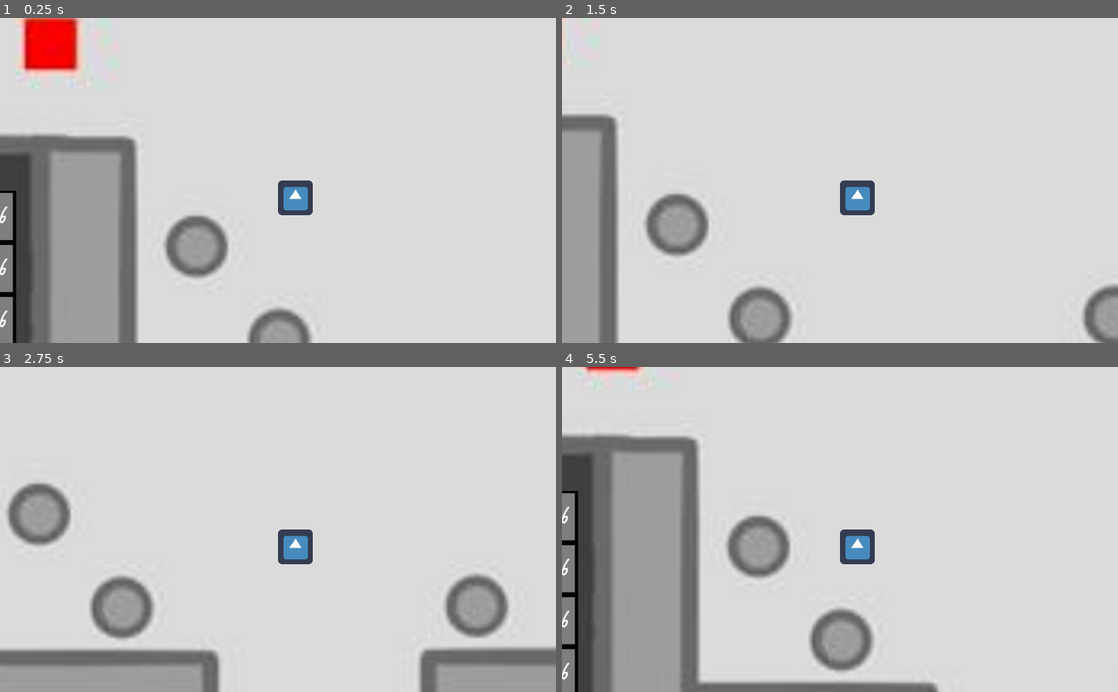
Above: before the commit, frames 1-4 (two rows, left to right).
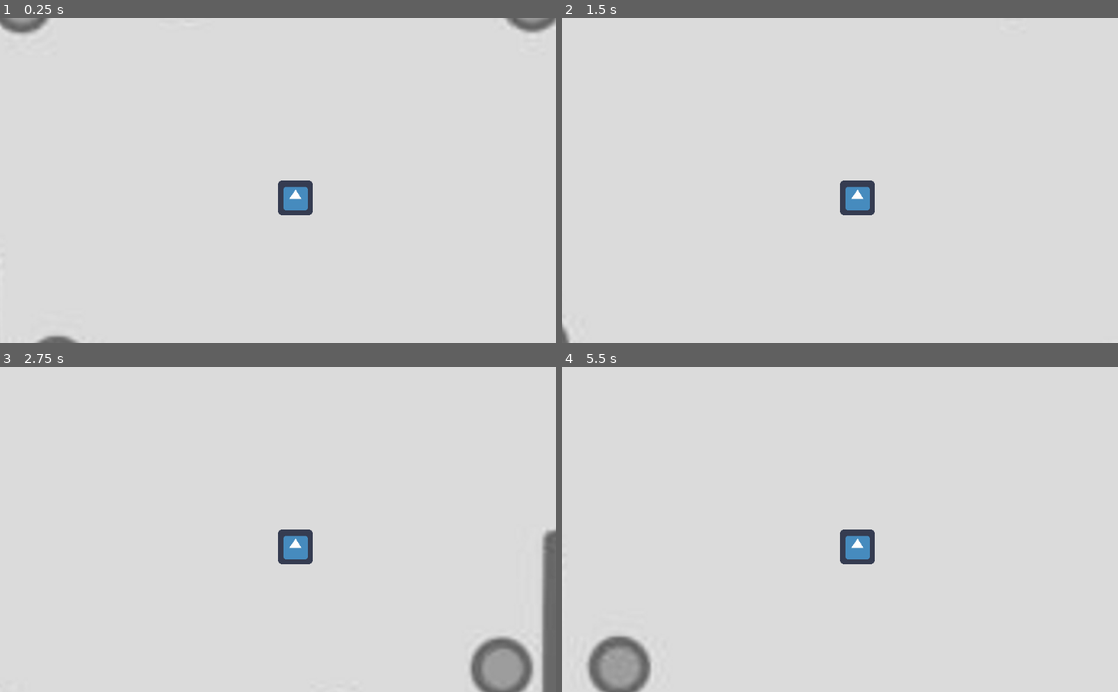
Above: after the commit, the same moments.

Repository: Tretjak/Projekt-vt21
Game: Godot game, scene res://main.tscn
Same seed, same stepped clock (60 frames per second), same inputs: the game is played once before the commit and once after it. The engine's default icon, where the game draws it, is replaced by a stand-in: a white triangle on a blue panel in a dark square.
Inputs:
- Up to frame 1 (0.25 s): no input
- Up to frame 2 (1.5 s): tap Enter at 0.5 s; hold Right (ui_right) 0.53-1.28 s; hold E (ui_e) 0.53-1.28 s; hold Down (ui_down) from 1.28 s (still down); tap E (ui_e) at 1.35 s
- Up to frame 3 (2.75 s): release Down (ui_down) at 2.03 s; hold Right (ui_right) from 2.03 s (still down); hold E (ui_e) from 2.03 s (still down)
- Up to frame 4 (5.5 s): release Right (ui_right) at 2.78 s; release E (ui_e) at 2.78 s; hold Up (ui_up) 2.78-3.53 s; tap E (ui_e) at 2.85, 4.35 s; hold E (ui_e) 3.53-4.28 s; hold Left (ui_left) 3.53-5.03 s; hold Down (ui_down) from 5.03 s (still down); hold E (ui_e) from 5.03 s (still down)

The runs differ from the first frame. In frame 1, 21% of the frame differs, in the area x 0-100%, y 0-100%; in frame 2, 12%; in frame 3, 14%; in frame 4, 24%, in the area x 0-68%, y 0-100%.

Commit message:
krasha

Diff:
--- a/Projekt vt21/Node2D.tscn
+++ b/Projekt vt21/Node2D.tscn
@@ -10,8 +10,10 @@
 z_index = 10
 
 [node name="KinematicBody2D" type="KinematicBody2D" parent="."]
-position = Vector2( 431, 254 )
 script = ExtResource( 2 )
+__meta__ = {
+"_edit_group_": true
+}
 
 [node name="Sprite" type="Sprite" parent="KinematicBody2D"]
 texture = ExtResource( 1 )
--- a/Projekt vt21/StaticBody2D.gd
+++ b/Projekt vt21/StaticBody2D.gd
@@ -1,6 +1,7 @@
 extends StaticBody2D
 
 var block = true
+var knapp = false
 # Declare member variables here. Examples:
 # var a = 2
 # var b = "text"
@@ -8,9 +9,21 @@
 
 # Called when the node enters the scene tree for the first time.
 func _ready():
-	pass # Replace with function body.
+	pass
 
 
 # Called every frame. 'delta' is the elapsed time since the previous frame.
-#func _process(delta):
-#	pass
+func _process(delta):
+	if Input.is_action_just_pressed("ui_e") and knapp:
+		queue_free().CollisionShape2D
+
+
+func _on_Area2D_body_entered(body):
+	if body.get_class() == "KinematicBody2D":
+		knapp = true
+		print("öppna")
+
+
+
+func _on_Area2D_body_exited(body):
+	knapp = false
--- a/Projekt vt21/main.tscn
+++ b/Projekt vt21/main.tscn
@@ -14,13 +14,16 @@
 [node name="main" type="Node"]
 
 [node name="Node2D" parent="." instance=ExtResource( 1 )]
-position = Vector2( 144.927, 958.093 )
+position = Vector2( 832.236, 990.186 )
 script = ExtResource( 3 )
 
 [node name="Node" parent="." instance=ExtResource( 2 )]
 
 [node name="StaticBody2D" type="StaticBody2D" parent="."]
 script = ExtResource( 4 )
+__meta__ = {
+"_edit_group_": true
+}
 
 [node name="CollisionShape2D" type="CollisionShape2D" parent="StaticBody2D"]
 position = Vector2( 0, 958.093 )
@@ -31,3 +34,5 @@
 [node name="CollisionShape2D" type="CollisionShape2D" parent="StaticBody2D/Area2D"]
 position = Vector2( 77.0399, 958.093 )
 shape = SubResource( 2 )
+[connection signal="body_entered" from="StaticBody2D/Area2D" to="StaticBody2D" method="_on_Area2D_body_entered"]
+[connection signal="body_exited" from="StaticBody2D/Area2D" to="StaticBody2D" method="_on_Area2D_body_exited"]
